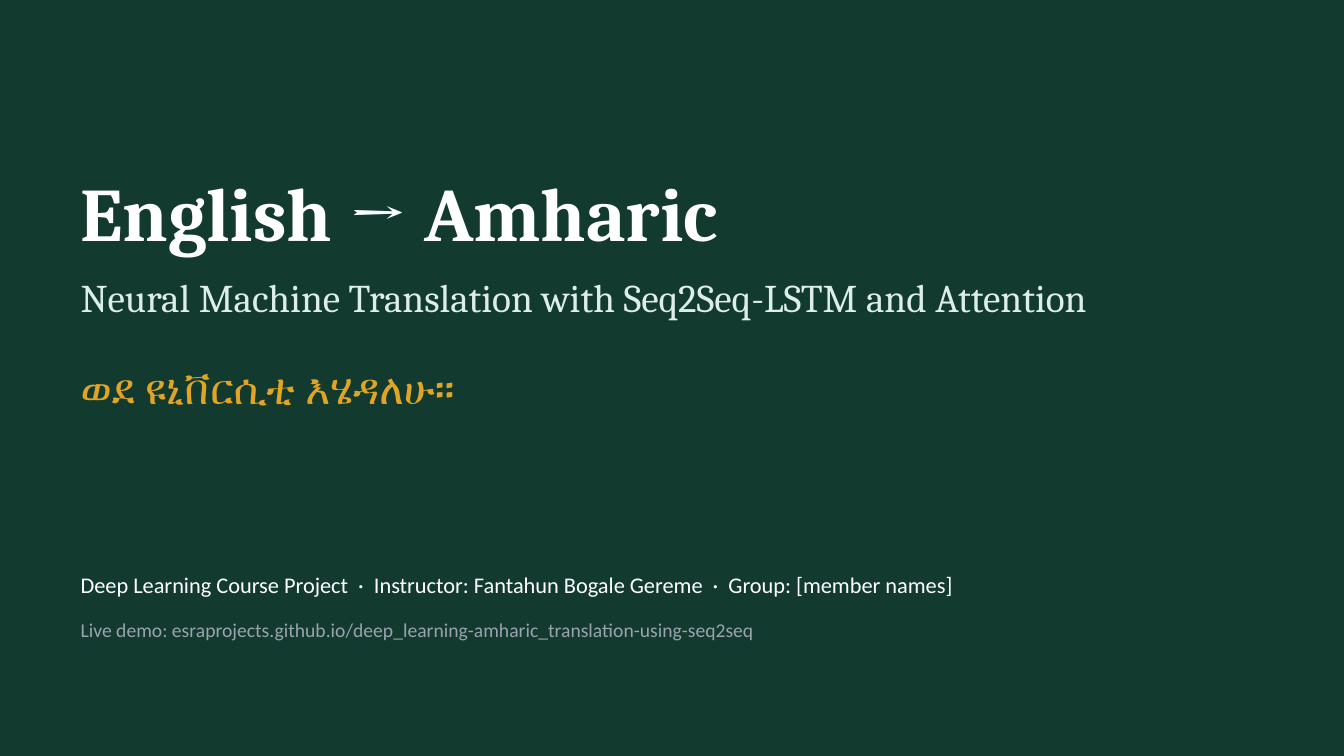
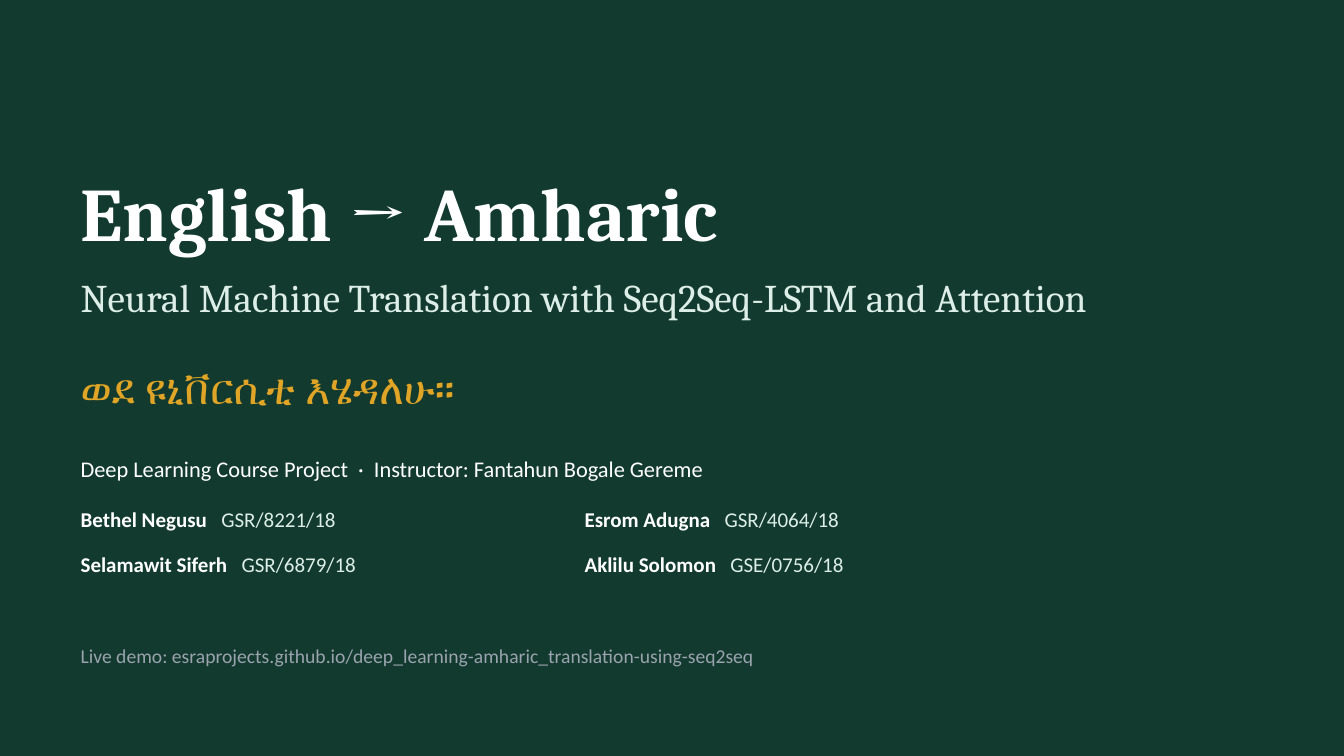
Before and after one commit to Esraprojects/deep_learning-amharic_translation-using-seq2seq, a slide deck: slide 1 of report/presentation.pptx. Drawn at 1344x756 pixels with LibreOffice and Linux fonts; fonts in the diff are those of the drawing. Boxes give left, top, right and bottom in pixels: in the first picture for what was removed or moved away, otherwise in the second. Text is boxed around its words. In the diff, an @@ line names an element or a change of style, - is before the commit and + after.

```diff
--- a/report/presentation.pptx
+++ b/report/presentation.pptx
@@ text at box(81, 461, 703, 481): text changed @@
-Deep Learning Course Project · Instructor: Fantahun Bogale Gereme · Group: [member names]
+Deep Learning Course Project · Instructor: Fantahun Bogale Gereme
@@ text added at box(81, 512, 335, 531), 15 pt, text #FFFFFF, bold @@
+Bethel Negusu GSR/8221/18
@@ text added at box(585, 512, 839, 531), 15 pt, text #FFFFFF, bold @@
+Esrom Adugna GSR/4064/18
@@ text added at box(81, 557, 356, 573), 15 pt, text #FFFFFF, bold @@
+Selamawit Siferh GSR/6879/18
@@ text added at box(585, 557, 843, 573), 15 pt, text #FFFFFF, bold @@
+Aklilu Solomon GSE/0756/18
@@ text "Live demo: esraprojects.github.io/deep_learning-amharic_tran ...": place and size @@
-text "Live demo: esraprojects.github.io/deep_learning-amharic_tran ..." at box(81, 623, 753, 641)
+text "Live demo: esraprojects.github.io/deep_learning-amharic_tran ..." at box(81, 649, 753, 667)
```
Also in this commit, not shown: 4 other files.
